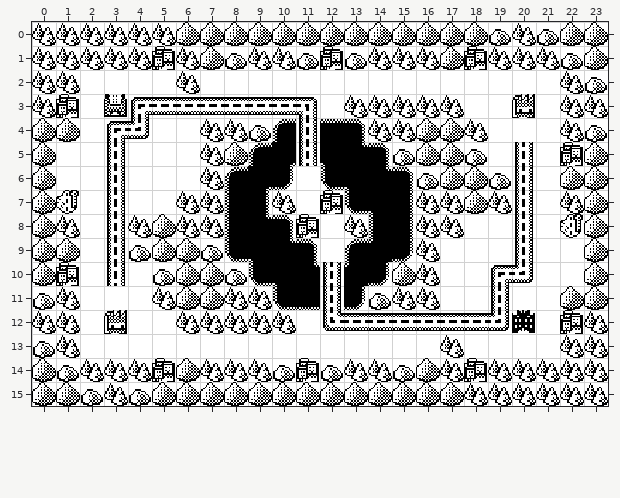
Tiled map -- Assets/MapData/Map-Planes-24x16.tmx. Above: the version before the commit.
Cells are 16x16 px. Shown: x 0..23, y 0..15.
The result:
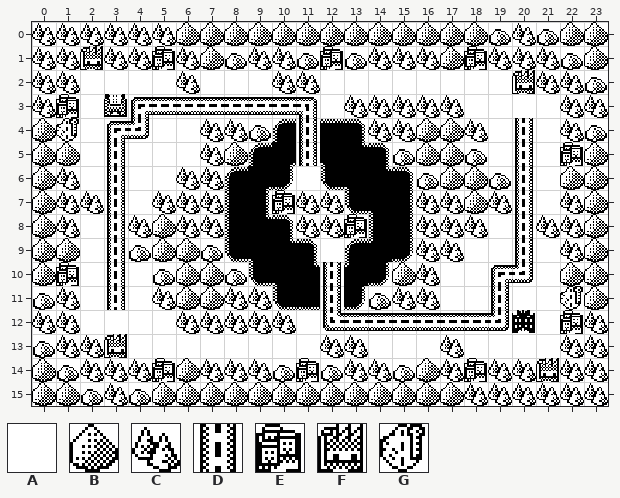
Key: from "worldSprite_16x16": A 14, B 16, C 17, D 21, E 25, F 26, G 27.
_ is an empty cell, . an unchanged one.
Log entry: updated tileset and sample map
Edits made:
--- layer "Tile Layer 1"
@@ x 1..22 @@
- 1 .C....................
- 2 .........AA........AA.
- 3 ...................F..
- 4 B..................A..
- 5 A.....................
- 6 A....A................
- 7 GA..A....CAE..........
- 8 ..........EAC....A..AG
- 9 ................A....A
-10 .....................A
-11 ..A..................B
-12 ..F...................
-13 .AA........AA.........
-14 ....................C.
+ 1 .F....................
+ 2 .........CC........FC.
+ 3 ...................A..
+ 4 G..................D..
+ 5 B.....................
+ 6 C....C................
+ 7 CC..C....ECC..........
+ 8 ..........CCE....C..CC
+ 9 ................C....C
+10 .....................B
+11 ..D..................G
+12 ..A...................
+13 .CF........CC.........
+14 ....................F.
